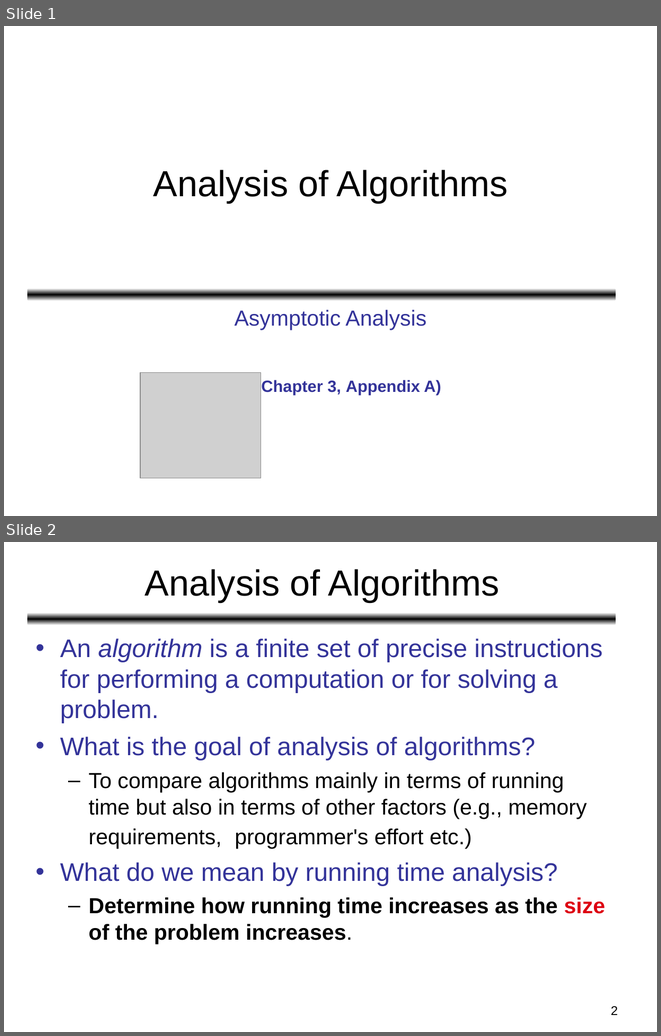
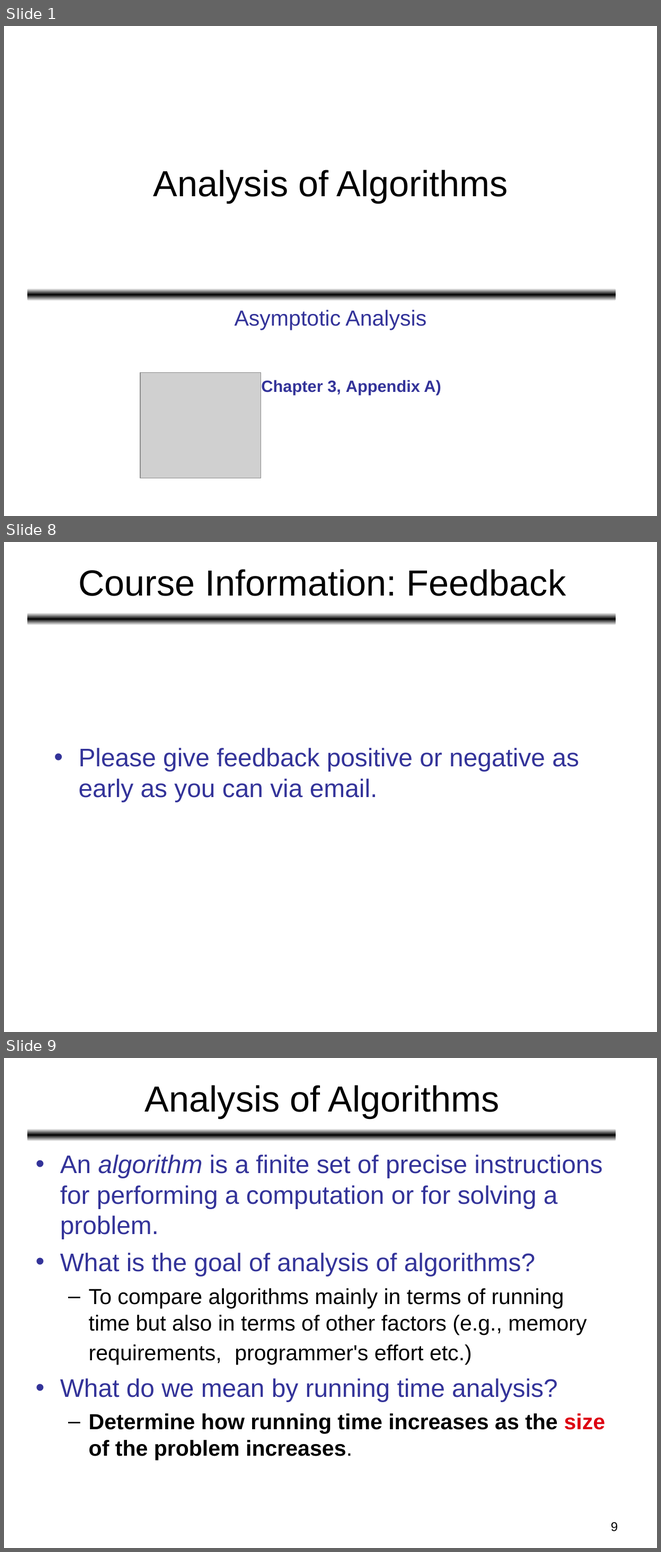
Before and after one commit to HatimAlsuwat/HatimAlsuwat.github.io, a slide deck: algorithms/Lecture 1.ppt. Shown one above the other, each under a label of ours: slides 1 and 2 before the commit, slides 1, 8 and 9 after it; the slides between them are not shown. The pictures are 661x1036 and 661x1552 pixels, drawn with LibreOffice and Linux fonts; fonts in the diff are those of the drawing; grey boxes stand for pictures. Boxes give left, top, right and bottom in pixels: in the first picture for what was removed or moved away, otherwise in the second. Text is boxed around its words. In the diff, an @@ line names an element or a change of style, - is before the commit and + after.

```diff
--- a/algorithms/Lecture 1.ppt
+++ b/algorithms/Lecture 1.ppt
@@ slide 8 added at [4, 542, 657, 1032], background #FFFFFF; not listed: 1 template element that a slide beside it also shows @@
@@ title added at [79, 569, 566, 596], 40 pt, text #000000 @@
+Course Information: Feedback
@@ text added at [79, 748, 579, 802], 28 pt, text #333399 @@
+• Please give feedback positive or negative as early as you can via email.
@@ what was slide 2 is now slide 9 @@
@@ page number at [611, 1522, 618, 1531]: text changed @@
-2
+9
```
Also in this commit, not shown: 6 other slides added, 1 other file.
